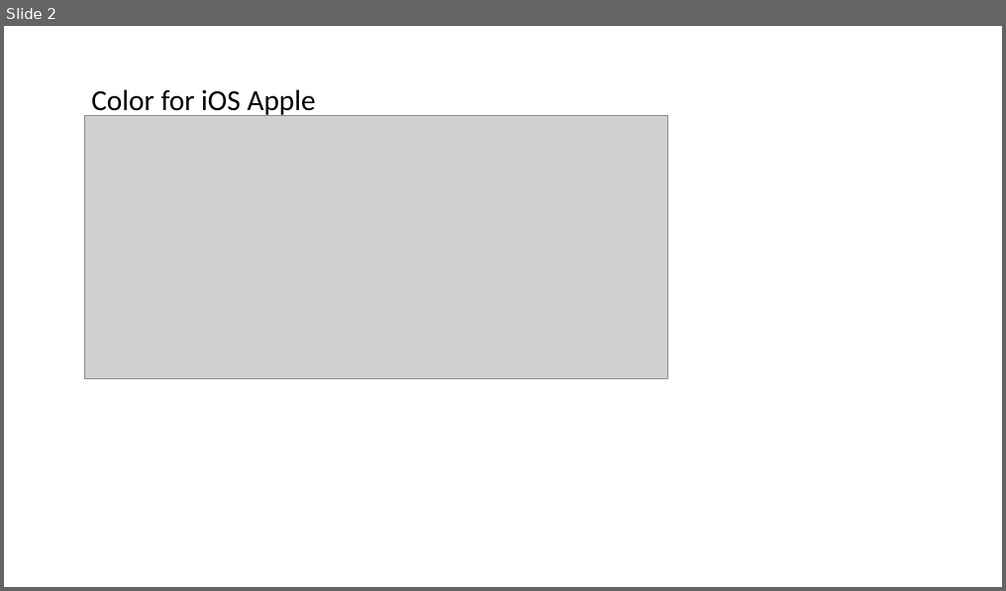
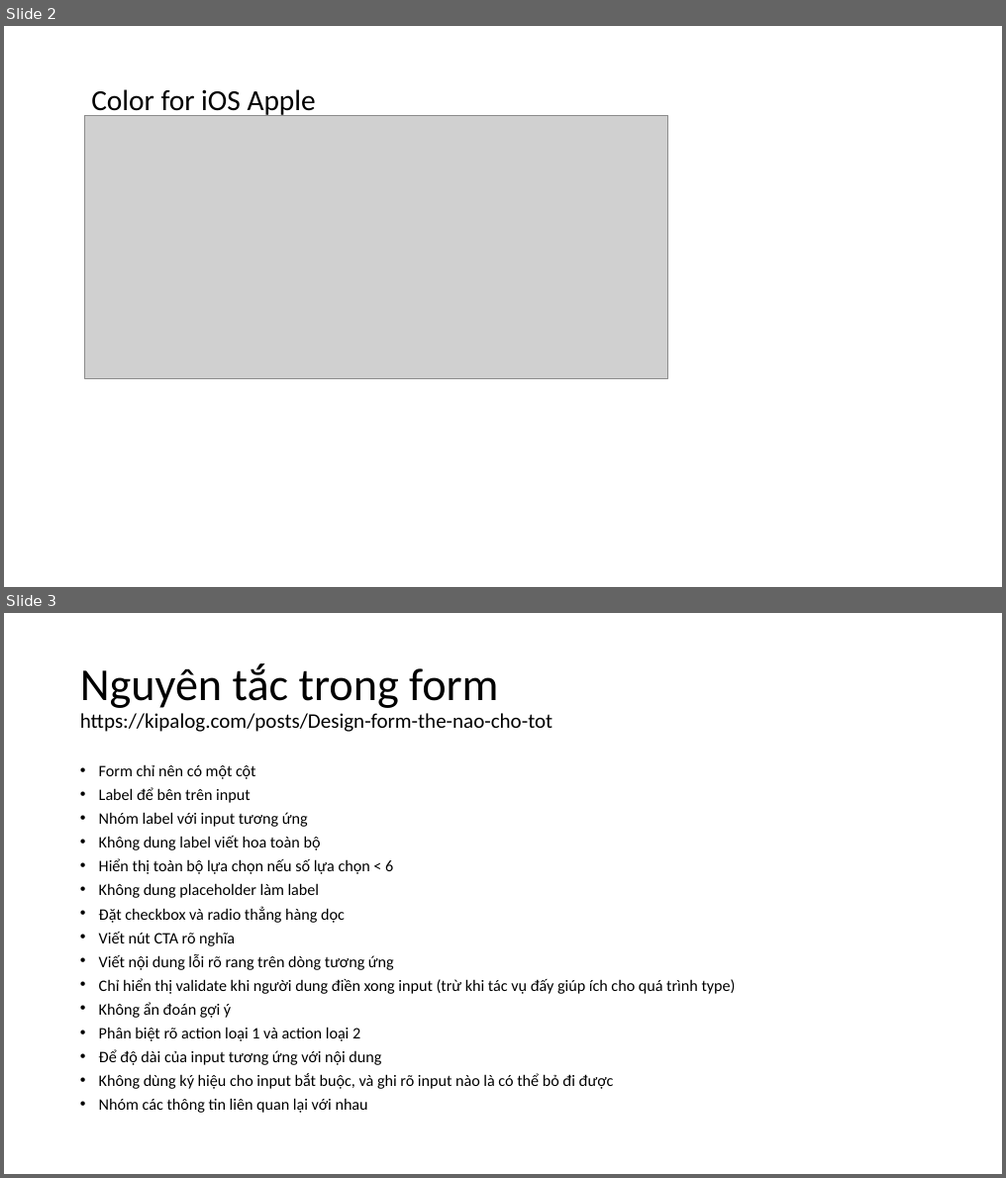
Before and after one commit to nguyenthingoctran/tailieu, a slide deck: UI-UX/UI-UX.pptx. Shown one above the other, each under a label of ours: slide 2 before the commit, slides 2 and 3 after it. The pictures are 1006x591 and 1006x1178 pixels, drawn with LibreOffice and Linux fonts; fonts in the diff are those of the drawing; grey boxes stand for pictures; background and template pictures are left out. Boxes give left, top, right and bottom in pixels: in the first picture for what was removed or moved away, otherwise in the second. Text is boxed around its words. In the diff, an @@ line names an element or a change of style, - is before the commit and + after.

```diff
--- a/UI-UX/UI-UX.pptx
+++ b/UI-UX/UI-UX.pptx
@@ slide 3 added at box(4, 613, 1002, 1174), background #FFFFFF @@
@@ title added at box(80, 663, 552, 732), 20 pt, text #000000 @@
+Nguyên tắc trong form
+https://kipalog.com/posts/Design-form-the-nao-cho-tot
@@ text added at box(99, 764, 736, 1113), 15.4 pt, text #000000 @@
+• Form chỉ nên có một cột
+• Label để bên trên input
+• Nhóm label với input tương ứng
+• Không dung label viết hoa toàn bộ
+• Hiển thị toàn bộ lựa chọn nếu số lựa chọn < 6
+• Không dung placeholder làm label
+• Đặt checkbox và radio thẳng hàng dọc
+• Viết nút CTA rõ nghĩa
+• Viết nội dung lỗi rõ rang trên dòng tương ứng
+• Chỉ hiển thị validate khi người dung điền xong input (trừ khi tác vụ đấy giúp ích cho quá trình type)
+• Không ẩn đoán gợi ý
+• Phân biệt rõ action loại 1 và action loại 2
+• Để độ dài của input tương ứng với nội dung
+• Không dùng ký hiệu cho input bắt buộc, và ghi rõ input nào là có thể bỏ đi được
+• Nhóm các thông tin liên quan lại với nhau
```
Also in this commit, not shown: 1 other file.
